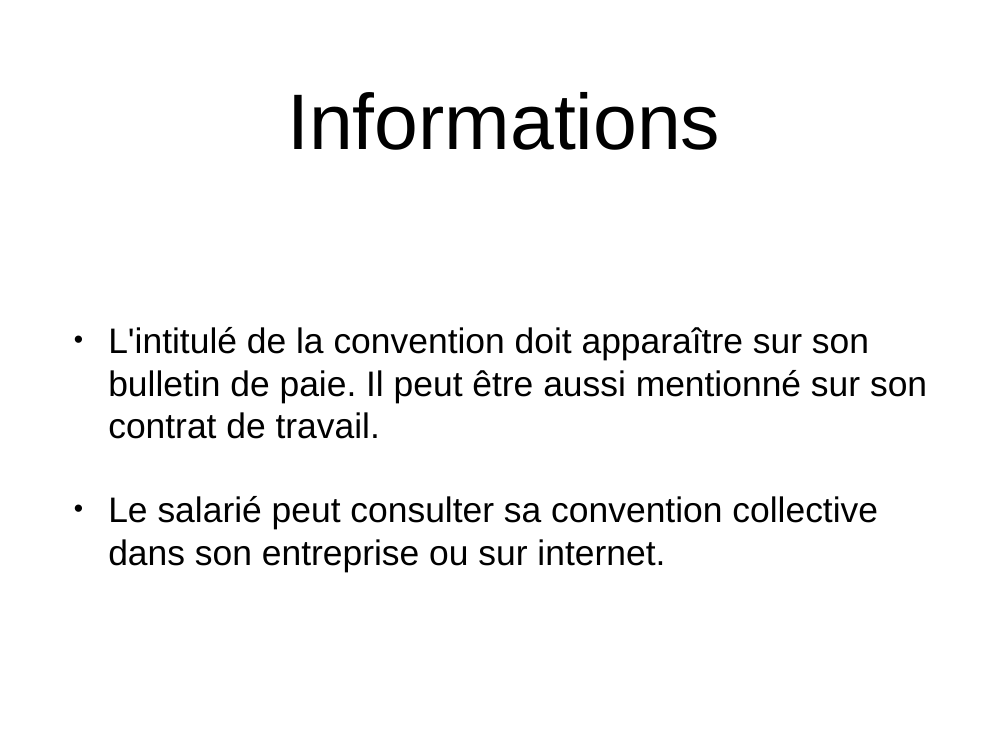
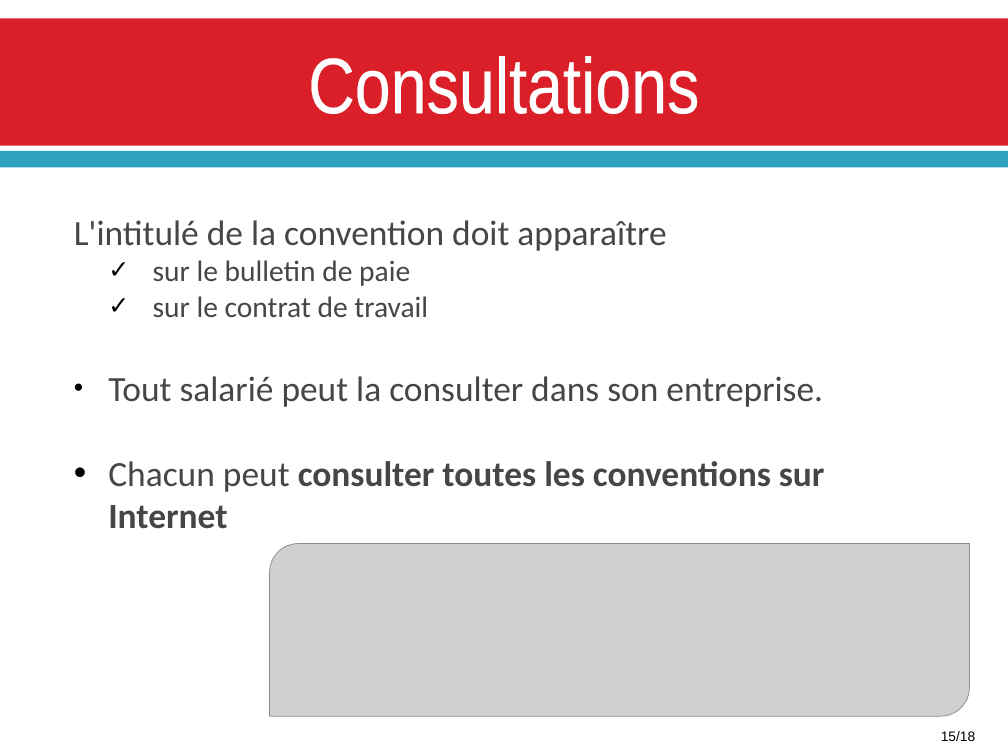
Before and after one commit to Mekiis/LP, a slide deck: slide 15 of COMMUNICATION/Convention_Collective.pptx (slide 7 before the commit). Drawn at 1008x756 pixels with LibreOffice and Linux fonts; fonts in the diff are those of the drawing; grey boxes stand for pictures. Boxes give left, top, right and bottom in pixels: in the first picture for what was removed or moved away, otherwise in the second. Text is boxed around its words. In the diff, an @@ line names an element or a change of style, - is before the commit and + after.

```diff
--- a/COMMUNICATION/Convention_Collective.pptx
+++ b/COMMUNICATION/Convention_Collective.pptx
@@ rectangle added at (0,18,1008,146), fill #DA1F28 @@
@@ title "Consultations" at (308,56,699,114): vertical alignment middle to top @@
@@ title at (308,56,699,114): text changed; font Arial to Arial Narrow; text colour #000000 to #FFFFFF @@
-Informations
+Consultations
@@ rectangle added at (0,151,1008,167), fill #2DA2BF @@
@@ text at (74,220,825,529): text changed; font Arial to Calibri; text colour #000000 to #464646 @@
-• L'intitulé de la convention doit apparaître sur son bulletin de paie. Il peut être aussi mentionné sur son contrat de travail.
-• Le salarié peut consulter sa convention collective dans son entreprise ou sur internet.
+L'intitulé de la convention doit apparaître
+  ✓ sur le bulletin de paie
+  ✓ sur le contrat de travail
+• Tout salarié peut la consulter dans son entreprise.
+• Chacun peut consulter toutes les conventions sur Internet
@@ picture added at (269,544,970,717) @@
@@ text added at (941,731,975,741), 14 pt, text #000000 @@
+15/18
```
Also in this commit, not shown: 6 other slides changed, 11 slides added, 3 slides removed.
